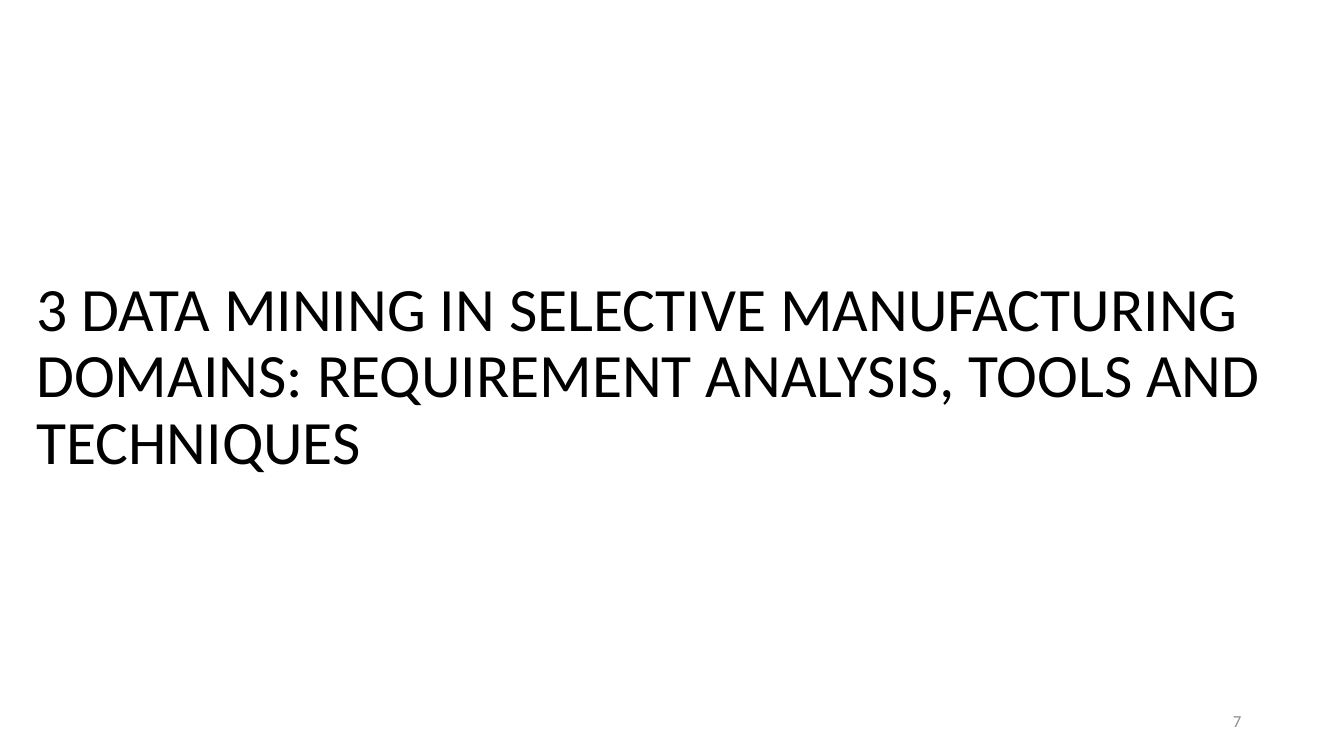
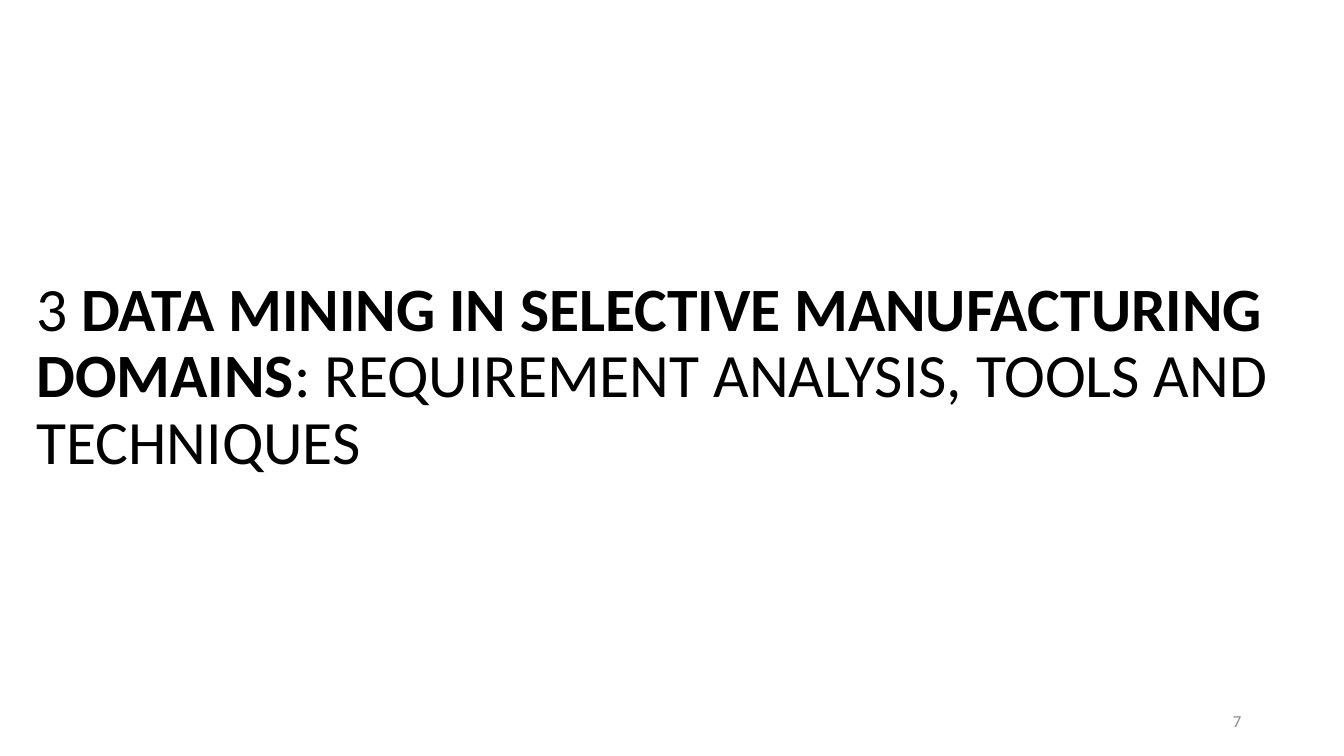
Before and after one commit to qkaTlehdrnf/ppt, a slide deck: slide 7 of 6.pptx. Drawn at 1344x756 pixels with LibreOffice and Linux fonts; fonts in the diff are those of the drawing. Boxes give left, top, right and bottom in pixels: in the first picture for what was removed or moved away, otherwise in the second. Text is boxed around its words. In the diff, an @@ line names an element or a change of style, - is before the commit and + after.

```diff
--- a/6.pptx
+++ b/6.pptx
@@ title "3 DATA MINING IN SELECTIVE ..." at (36,290,1267,472): bold on in "DATA MINING IN SELECTIVE MANUFACTURING DOMAINS:" @@
```
Also in this commit, not shown: 5 other slides changed.
